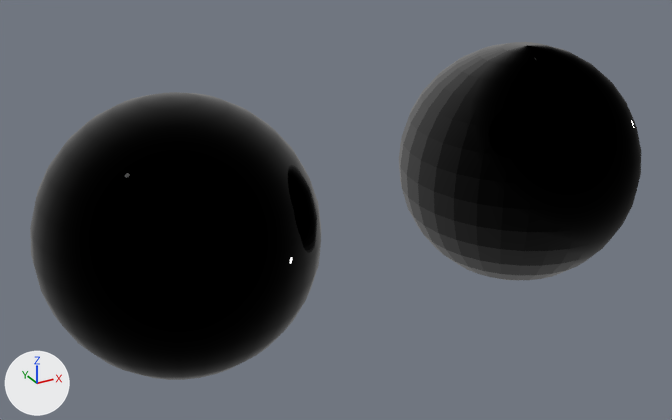
The Blender file Materials/enenra.blend, before and after one commit.
Both versions are drawn from a 50 mm lens placed at (-6.12, -7.16, 3.49), pointed at (-2.14, 0.08, -0.13). Every picture has the same lights, and +X, +Y and +Z are marked at lower left.

Script lines for the objects in view, before the commit:
```python
ob_clothstripe_colorable = bpy.data.objects.new('ClothStripe_Colorable', me_sphere_001)
ob_clothstripe_colorable.location = (-3.75, 0.0, 0.0)
ob_emissivespectrumatlas = bpy.data.objects.new('EmissiveSpectrumAtlas', me_sphere)
ob_emissivespectrumatlas.location = (0.0, 0.0, 0.0)
```
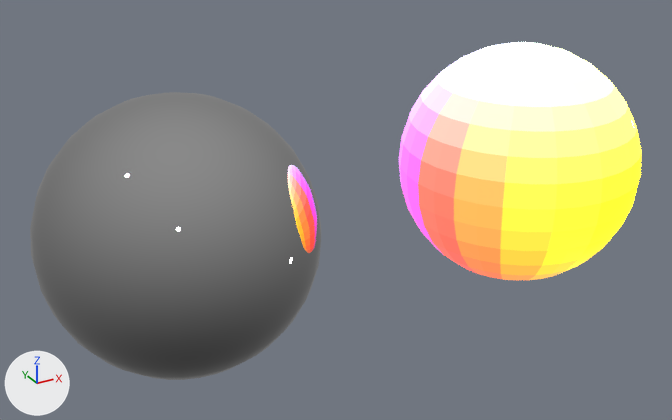
Changed parts and their boxes [x1, y1, x2, y2] in the pictures (672 x 420 px):
```json
{"object": "ClothStripe_Colorable", "change": "recoloured", "before": [30, 92, 321, 380], "after": [30, 92, 321, 380], "on screen": "black to grey"}
{"object": "EmissiveSpectrumAtlas", "change": "recoloured", "before": [399, 42, 641, 280], "after": [399, 42, 641, 280]}
```

Edits to the scene script, one JSON object a line:
```json
{"block": "ng_seut_node_group", "change": "nodes: Attribute x2, BsdfDiffuse, BsdfPrincipled, Invert x2, Math x3, Mix, MixRGB x7, MixShader, NormalMap, SeparateColor, TexImage, Value"}
{"block": "ng_seut_node_group", "change": "colours: white #ffffff"}
{"block": "ng_seut_node_group", "change": "nodes: Attribute x2, BsdfDiffuse, BsdfPrincipled, Invert x2, Math x4, Mix x2, MixRGB x7, MixShader, NormalMap, RGB, SeparateColor, TexImage, Value"}
{"block": "ng_seut_node_group", "change": "colours: white #ffffff, grey #898989"}
```
